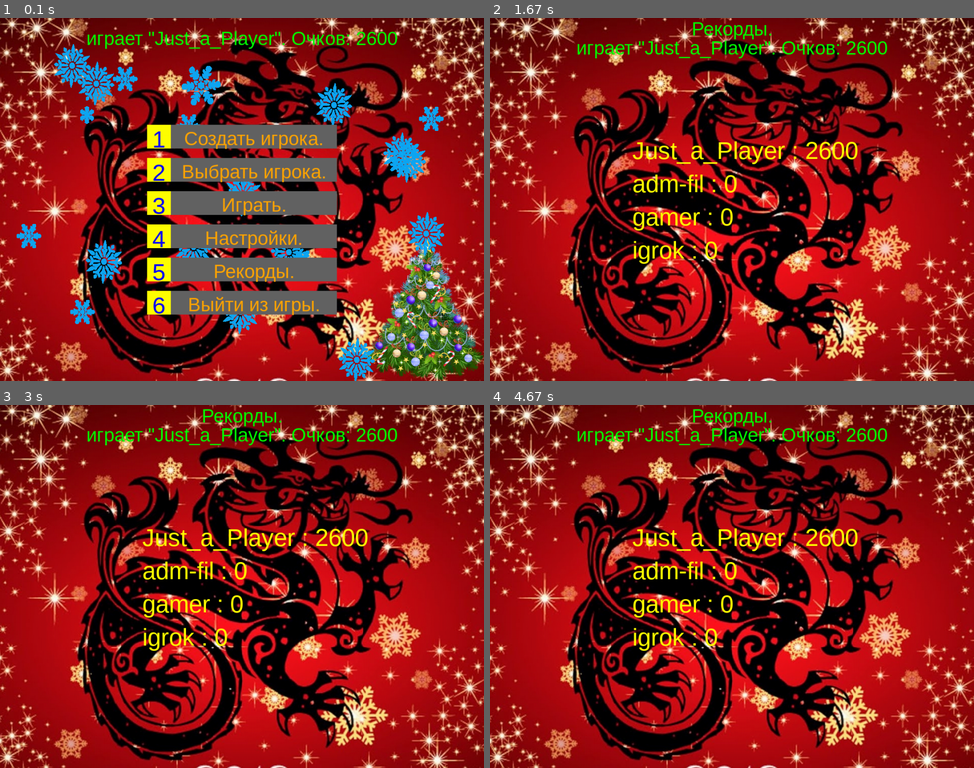
Above: before the commit, frames 1-4 (two rows, left to right).
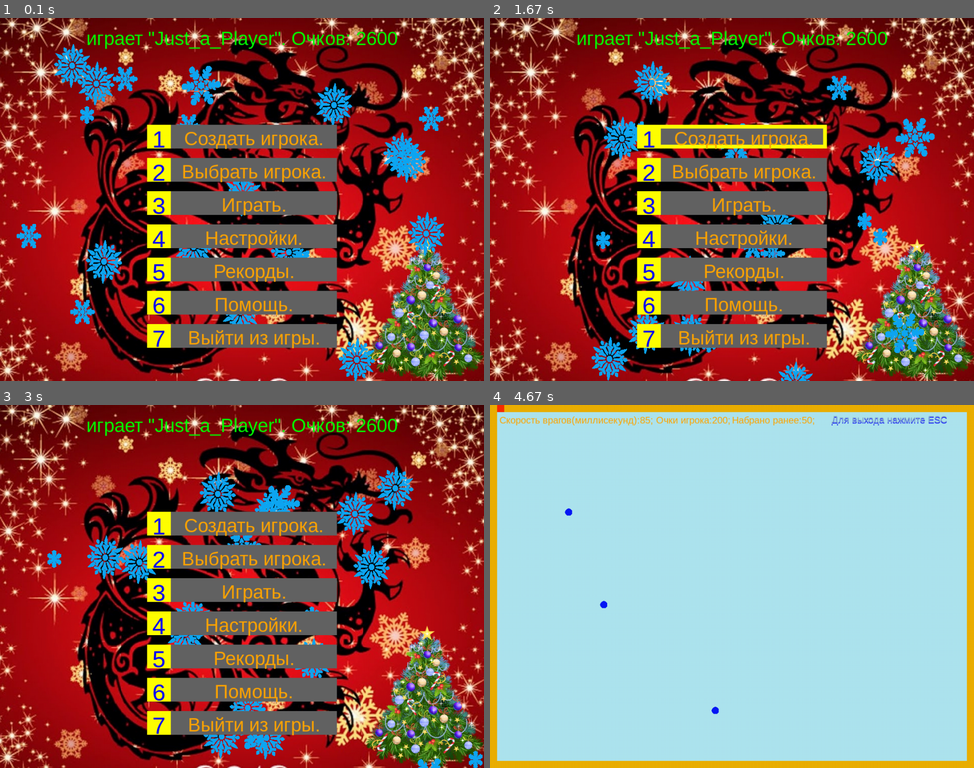
Above: after the commit, the same moments.

Repository: adm-academic/Python_Pygame_Xonix_HNY2024
Game: pygame game, started from game.py
The game is run twice, just before and just after one commit, with the same random seed, the same clock (stepped at 60 frames per second) and the same inputs.
Inputs (mouse positions are in pixels of both pictures, inside the frame that each line leads up to):
- Up to frame 1 (0.1 s): no input
- Up to frame 2 (1.67 s): press the mouse at (732, 268) at 0.37 s; move the mouse to (673, 275) at 0.47 s; release the mouse at (615, 282) at 0.6 s; tap 1 at 0.67 s; tap 6 at 1 s; press the mouse at (557, 79) at 1.37 s; move the mouse to (635, 108) at 1.47 s; release the mouse at (717, 137) at 1.6 s
- Up to frame 3 (3 s): press the mouse at (67, 466) at 1.7 s; move the mouse to (121, 488) at 1.8 s; release the mouse at (174, 510) at 1.93 s; tap Enter at 2 s; click (242, 688) at 2.38 s, where only the run after the commit has a clickable "6"; press the mouse at (67, 466) at 2.7 s; move the mouse to (179, 473) at 2.8 s; release the mouse at (295, 481) at 2.93 s
- Up to frame 4 (4.67 s): tap 1 at 3 s; press the mouse at (732, 601) at 3.37 s; move the mouse to (790, 542) at 3.47 s; release the mouse at (853, 484) at 3.6 s; press the mouse at (635, 633) at 3.7 s; move the mouse to (678, 550) at 3.8 s; release the mouse at (727, 470) at 3.93 s; press the mouse at (732, 590) at 4.03 s; move the mouse to (819, 535) at 4.13 s; release the mouse at (906, 481) at 4.27 s; press the mouse at (688, 706) at 4.37 s; move the mouse to (664, 582) at 4.47 s; release the mouse at (640, 459) at 4.6 s

The runs differ from the first frame. In frame 1, 3.0% of the frame differs, in the area x 30-70%, y 76-91%; in frame 2, 30%; in frame 3, 31%; in frame 4, 100%, in the area x 0-100%, y 0-100%.

Commit message:
Добавил сцену "помощи" и кнопку выхода в сцене "Рекордов".

Diff:
--- a/game.py
+++ b/game.py
@@ -16,7 +16,7 @@
 import scene_player_new
 import scene_player_select
 import scene_finish
-
+import scene_help
 
 class Game():
     # допустимые сцены игры
@@ -28,6 +28,7 @@
     SCENE_RECORDS     = 6
     SCENE_PLAYER_NEW  = 7
     SCENE_PLAYER_SELECT = 8
+    SCENE_HELP        = 9
     SCENE_EXIT        = 0
     def __init__(self):
         self.code_of_scene = self.SCENE_INITIAL
@@ -59,6 +60,7 @@
         self.scene_records = scene_records.Scene_Records(self,self.settings)
         self.scene_player_new = scene_player_new.Scene_Player_New(self, self.settings)
         self.scene_player_select = scene_player_select.Scene_Player_Select(self,self.settings)
+        self.scene_help = scene_help.Scene_Help(self,self.settings)
 
     def unload_game(self):
         print("Выгрузка игры...")
@@ -80,6 +82,7 @@
         self.scene_finish.unload_scene()
         self.scene_records.unload_scene()
         self.scene_player_new.unload_scene()
+        self.scene_help.unload_scene()
         pass
         self.code_of_scene = scene_code
         pass
@@ -144,6 +147,10 @@
                 self.scene_finish.load_scene()
                 self.scene_finish.scene_loop()
                 pass
+            elif self.code_of_scene == self.SCENE_HELP:
+                self.scene_help.unload_scene()
+                self.scene_help.load_scene()
+                self.scene_help.scene_loop()
             elif self.code_of_scene == self.SCENE_EXIT:
                 print("Выход из обработки игровых сцен...")
                 pygame.quit()
--- /dev/null
+++ b/scene_help.py
@@ -0,0 +1,185 @@
+import pygame
+import random
+import os
+import inspect
+import sys
+from adm_gui import *
+
+class Scene_Help():
+    def __init__(self, game, settings):  # констуктор
+        self.game = game
+        self.settings = settings
+        pass
+    def load_scene(self):
+        self.image_backround = pygame.image.load("images/initial_background.jpg").convert()
+        self.image_backround = pygame.transform.scale(self.image_backround,
+                                                      (self.settings.WIDTH, self.settings.HEIGHT))
+        self.image_backround_rect = self.image_backround.get_rect()
+        pass
+        self.button_cancel = Menu_Button(self.game, self, self.settings)
+        self.button_cancel.set_params(130, 140, 50, 200,
+                                      pygame.K_1, "Выйти.")
+        pass
+    def unload_scene(self):
+        self.game.screen.fill(self.settings.BLACK)  # заполняем всё окно чёрным
+        pass
+    def reload_scene(self):
+        pass
+    def update(self):
+        self.button_cancel.update()
+        pass
+    def draw(self):
+        self.game.screen.blit(self.image_backround, self.image_backround_rect)
+        self.button_cancel.draw(self.game.screen)
+    def scene_loop(self):
+        try:
+            while True:
+                self.game.clock.tick(self.settings.FPS)  # задаём кадры в секунду
+                for event in pygame.event.get():  # перебираем все поступившие события
+                    if event.type == pygame.QUIT:  # событие выхода из программы
+                        self.game.exit_from_game()
+                        return
+                    if event.type == pygame.KEYDOWN and event.key == pygame.K_ESCAPE:
+                        self.game.go_to_scene(self.game.SCENE_INITIAL)
+                        return
+                    if event.type == pygame.KEYDOWN:
+                        if event.key == pygame.K_1:
+                            self.game.go_to_scene(self.game.SCENE_INITIAL)
+                            return
+                    if event.type == pygame.MOUSEBUTTONDOWN:
+                        mouse_position = pygame.mouse.get_pos()
+                        if self.button_cancel.rect.collidepoint(mouse_position):
+                            self.game.go_to_scene(self.game.SCENE_INITIAL)
+                            return
+
+                self.update()
+                self.draw()
+
+                self.game.draw_text(self.game.screen, "Помощь.", 40,
+                                    self.settings.WIDTH // 2,
+                                    0,
+                                    self.settings.GREEN)
+                self.game.draw_text(self.game.screen,
+                                    '''играет "%s". Очков: %s''' % (
+                                        self.game.player.name, self.game.player.get_score()),
+                                    40,
+                                    self.settings.WIDTH // 2,
+                                    40,
+                                    self.settings.GREEN)
+
+                pygame.draw.rect( self.game.screen, self.settings.DARK_GRAY,
+                                  (105,170,
+                                        825, 560 ) )
+                pygame.draw.rect(self.game.screen, self.settings.GREEN,
+                                 (115, 180,
+                                  805, 540), 5)
+
+                self.game.draw_text_left_top(self.game.screen,
+                                             "Это игра Xonix созданная к 'Году Деревянного Дракона',",
+                                             25,
+                                             140,
+                                             170+30,
+                                             self.settings.GREEN)
+                self.game.draw_text_left_top(self.game.screen,
+                                             "который наступает в 2024 году. Xonix (читается Ксоникс)",
+                                             25,
+                                             140,
+                                             200+30,
+                                             self.settings.GREEN)
+                self.game.draw_text_left_top(self.game.screen,
+                                             "очень простая игра. Игровое поле состоит из границы ",
+                                             25,
+                                             140,
+                                             230+30,
+                                             self.settings.GREEN)
+                self.game.draw_text_left_top(self.game.screen,
+                                             "оранжевого цвета, маленького красного квадрата - это " ,
+                                             25,
+                                             140,
+                                             260+30,
+                                             self.settings.GREEN)
+                self.game.draw_text_left_top(self.game.screen,
+                                             "игрок, маленьких синих кружочков - это 'враги'. И ",
+                                              25,
+                                              140,
+                                              290+30,
+                                              self.settings.GREEN)
+                self.game.draw_text_left_top(self.game.screen,
+                                             "конечно большого голубого пространства которое нужно ",
+                                             25,
+                                             140,
+                                             320+30,
+                                             self.settings.GREEN)
+                self.game.draw_text_left_top(self.game.screen,
+                                             "воспринимать как поляну со снегом, под которой скрыта",
+                                             25,
+                                             140,
+                                             350+30,
+                                             self.settings.GREEN)
+                self.game.draw_text_left_top(self.game.screen,
+                                             "новогодняя картинка с драконом. Игрок перемещается с помощью",
+                                             25,
+                                             140,
+                                             380+30,
+                                             self.settings.GREEN)
+                self.game.draw_text_left_top(self.game.screen,
+                                             "стрелок на клавиатуре. Во время движения по снежной 'поляне' ",
+                                             25,
+                                             140,
+                                             410+30,
+                                             self.settings.GREEN)
+                self.game.draw_text_left_top(self.game.screen,
+                                             "он оставляет за собой след. Нужно 'рисовать' этим следом  ",
+                                             25,
+                                             140,
+                                             440+30,
+                                             self.settings.GREEN)
+                self.game.draw_text_left_top(self.game.screen,
+                                             "замкнутые области на 'снегу', после этого замкнутая область ",
+                                             25,
+                                             140,
+                                             470+30,
+                                             self.settings.GREEN)
+                self.game.draw_text_left_top(self.game.screen,
+                                             "со снегом исчезнет. Если врезатся в свой след или допустить ",
+                                             25,
+                                             140,
+                                             500+30,
+                                             self.settings.GREEN)
+                self.game.draw_text_left_top(self.game.screen,
+                                             "столкновение 'врагов' со своим следом - то уровень игры ",
+                                             25,
+                                             140,
+                                             530+30,
+                                             self.settings.GREEN)
+                self.game.draw_text_left_top(self.game.screen,
+                                             "перезапустится и у игрока спишутся очки.Если 'открыть' 85 ",
+                                             25,
+                                             140,
+                                             560+30,
+                                             self.settings.GREEN)
+                self.game.draw_text_left_top(self.game.screen,
+                                             "и более процентов снежной поляны то игроку засчитается выигрыш",
+                                             25,
+                                             140,
+                                             590+30,
+                                             self.settings.GREEN)
+                self.game.draw_text_left_top(self.game.screen,
+                                             "и открывается картинка с новогодним Драконом.И игроку ",
+                                             25,
+                                             140,
+                                             620+30,
+                                             self.settings.GREEN)
+                self.game.draw_text_left_top(self.game.screen,
+                                             "начисляются очки. Переигрывать можно сколько угодно раз.",
+                                             25,
+                                             140,
+                                             650+30,
+                                             self.settings.GREEN)
+
+                pygame.display.flip()
+        except Exception as e:
+            raise e
+            print('EXCEPTION: ', e)
+            self.game.go_to_scene(self.game.SCENE_INITIAL)
+            return
--- a/scene_initial.py
+++ b/scene_initial.py
@@ -68,9 +68,15 @@
         self.menu_button_records.set_params(530, self.settings.WIDTH // 2, 50, 400,
                                              pygame.K_5, "Рекорды.")
         self.menu_buttons_group.add(self.menu_button_records)
+        pass
+        self.menu_button_help = Menu_Button(self.game, self, self.settings)
+        self.menu_button_help.set_params(600, self.settings.WIDTH // 2, 50, 400,
+                                         pygame.K_6, "Помощь.")
+        self.menu_buttons_group.add(self.menu_button_help)
+        pass
         self.menu_button_quit = Menu_Button(self.game, self, self.settings)
-        self.menu_button_quit.set_params(600, self.settings.WIDTH // 2, 50, 400,
-                                            pygame.K_6, "Выйти из игры.")
+        self.menu_button_quit.set_params(670, self.settings.WIDTH // 2, 50, 400,
+                                            pygame.K_7, "Выйти из игры.")
         self.menu_buttons_group.add(self.menu_button_quit)
         pass
         self.snow_flakes_list = []
@@ -146,6 +152,9 @@
                         self.game.go_to_scene(self.game.SCENE_RECORDS)
                         return
                     if event.key == pygame.K_6:
+                        self.game.go_to_scene(self.game.SCENE_RECORDS)
+                        return
+                    if event.key == pygame.K_7:
                         self.game.exit_from_game()
                         return
 
@@ -166,6 +175,9 @@
                     elif self.menu_button_records.rect.collidepoint(mouse_position):
                         self.game.go_to_scene(self.game.SCENE_RECORDS)
                         return
+                    elif self.menu_button_help.rect.collidepoint(mouse_position):
+                        self.game.go_to_scene(self.game.SCENE_HELP)
+                        return
                     elif self.menu_button_quit.rect.collidepoint(mouse_position):
                         self.game.exit_from_game()
                         return
--- a/scene_records.py
+++ b/scene_records.py
@@ -3,6 +3,7 @@
 import os
 import inspect
 import sys
+from adm_gui import *
 
 class Scene_Records():
     def __init__(self, game, settings):  # констуктор
@@ -15,15 +16,21 @@
                                                       (self.settings.WIDTH, self.settings.HEIGHT))
         self.image_backround_rect = self.image_backround.get_rect()
         pass
+        self.button_cancel = Menu_Button(self.game, self, self.settings)
+        self.button_cancel.set_params(130, 140, 50, 200,
+                                      pygame.K_1, "Выйти.")
+        pass
     def unload_scene(self):
         self.game.screen.fill(self.settings.BLACK)  # заполняем всё окно чёрным
         pass
     def reload_scene(self):
         pass
     def update(self):
+        self.button_cancel.update()
         pass
     def draw(self):
         self.game.screen.blit(self.image_backround, self.image_backround_rect)
+        self.button_cancel.draw(self.game.screen)
     def scene_loop(self):
         try:
             while True:
@@ -35,6 +42,15 @@
                     if event.type == pygame.KEYDOWN and event.key == pygame.K_ESCAPE:
                         self.game.go_to_scene(self.game.SCENE_INITIAL)
                         return
+                    if event.type == pygame.KEYDOWN:
+                        if event.key == pygame.K_1:
+                            self.game.go_to_scene(self.game.SCENE_INITIAL)
+                            return
+                    if event.type == pygame.MOUSEBUTTONDOWN:
+                        mouse_position = pygame.mouse.get_pos()
+                        if self.button_cancel.rect.collidepoint(mouse_position):
+                            self.game.go_to_scene(self.game.SCENE_INITIAL)
+                            return
 
                 self.update()
                 self.draw()
--- a/settings.py
+++ b/settings.py
@@ -13,6 +13,7 @@
         self.BLUE = (0, 0, 255)  # синий
         self.YELLOW = (255, 255, 0)  # жёлтый
         self.GRAY = (100,100,100) # серый
+        self.DARK_GRAY = (50, 50, 50)  # серый
         self.ORANGE = (255,165,0)
         self.GOLD = (255, 215, 0)
         self.BRIGHT_BLUE = (66,170,255)
Not shown, changed: TODO.txt
Binary file changed: hny_xonix_game.db
